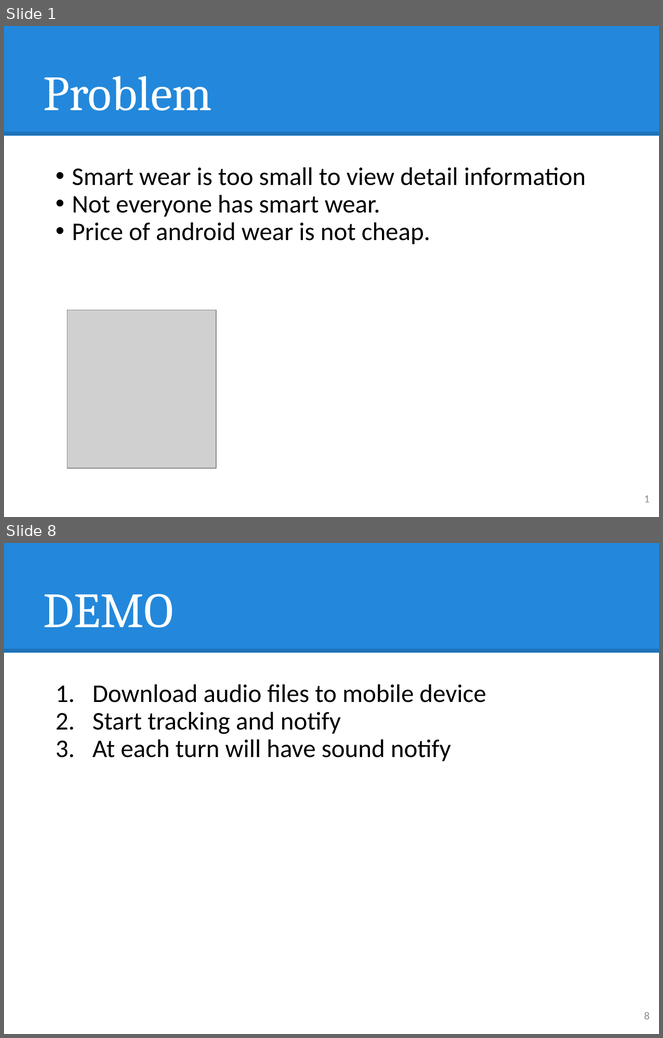
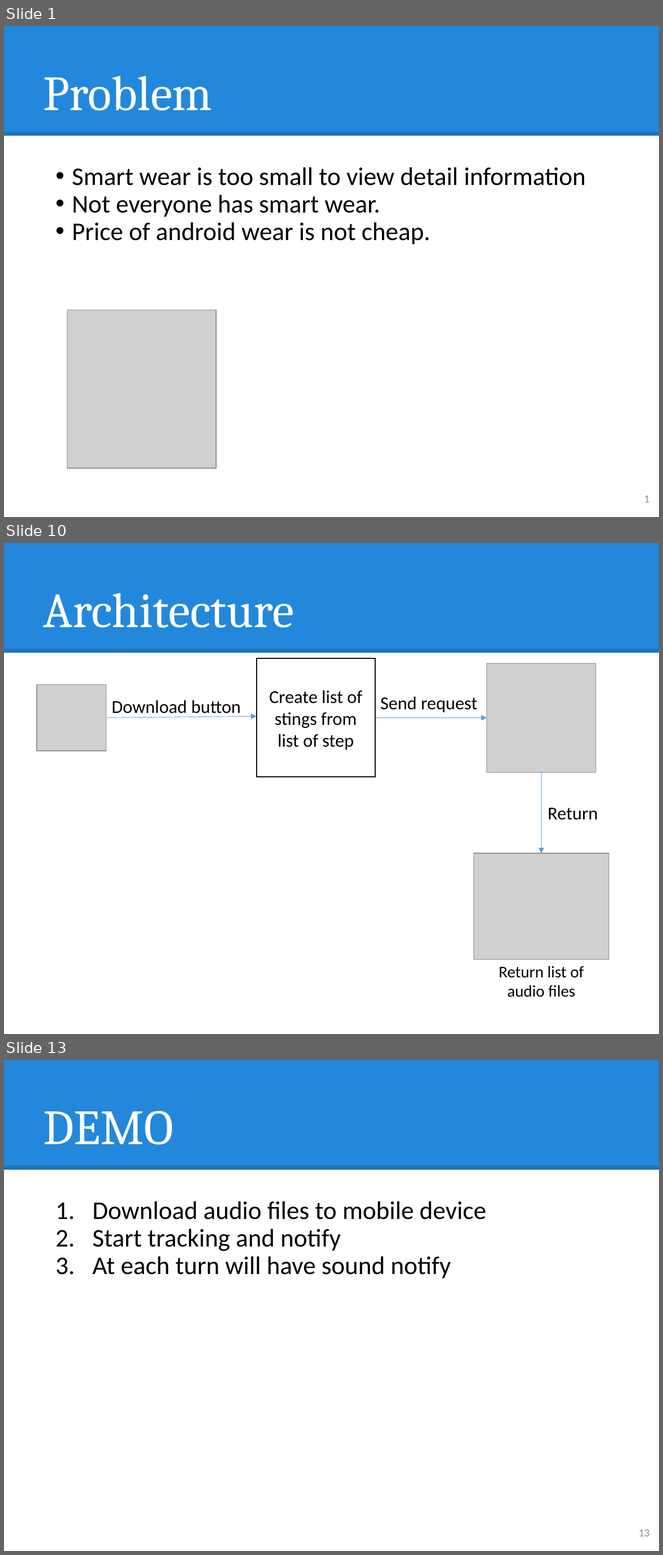
Before and after one commit to hqt/street-router, a slide deck: Document/presentation/nam/voice notify.pptx. Shown one above the other, each under a label of ours: slides 1 and 8 before the commit, slides 1, 10 and 13 after it; the slides between them are not shown. The pictures are 663x1038 and 663x1555 pixels, drawn with LibreOffice and Linux fonts; fonts in the diff are those of the drawing; grey boxes stand for pictures. Boxes give left, top, right and bottom in pixels: in the first picture for what was removed or moved away, otherwise in the second. Text is boxed around its words. In the diff, an @@ line names an element or a change of style, - is before the commit and + after.

```diff
--- a/Document/presentation/nam/voice notify.pptx
+++ b/Document/presentation/nam/voice notify.pptx
@@ slide 10 added at [4,543,659,1034], background #FFFFFF; not listed: 2 template elements that a slide beside it also shows @@
@@ title added at [44,593,294,628], 54 pt, text #FFFFFF @@
+Architecture
@@ rectangle added at [256,658,375,777], outline #000000 1 pt, 20 pt, text #000000 @@
+Create list of stings from list of step
@@ picture added at [487,664,596,773] @@
@@ picture added at [37,684,106,750] @@
@@ text added at [380,696,477,713], 20 pt, text #000000 @@
+Send request
@@ text added at [112,700,241,718], 20 pt, text #000000 @@
+Download button
@@ arrow added from (106, 718) to (256, 717), #5B9BD5 0.5 pt @@
@@ arrow added from (375, 718) to (487, 718), #5B9BD5 0.5 pt @@
@@ arrow added from (541, 772) to (541, 853), #5B9BD5 0.5 pt @@
@@ text added at [548,808,598,820], 20 pt, text #000000 @@
+Return
@@ picture added at [474,853,609,960] @@
@@ text added at [499,966,584,997], 18 pt, text #000000 @@
+Return list of audio files
@@ what was slide 8 is now slide 13 @@
@@ page number at [639,1530,650,1537]: text changed @@
-8
+13
```
Also in this commit, not shown: 2 slides changed, 8 other slides added, 4 slides removed, 1 other file.
